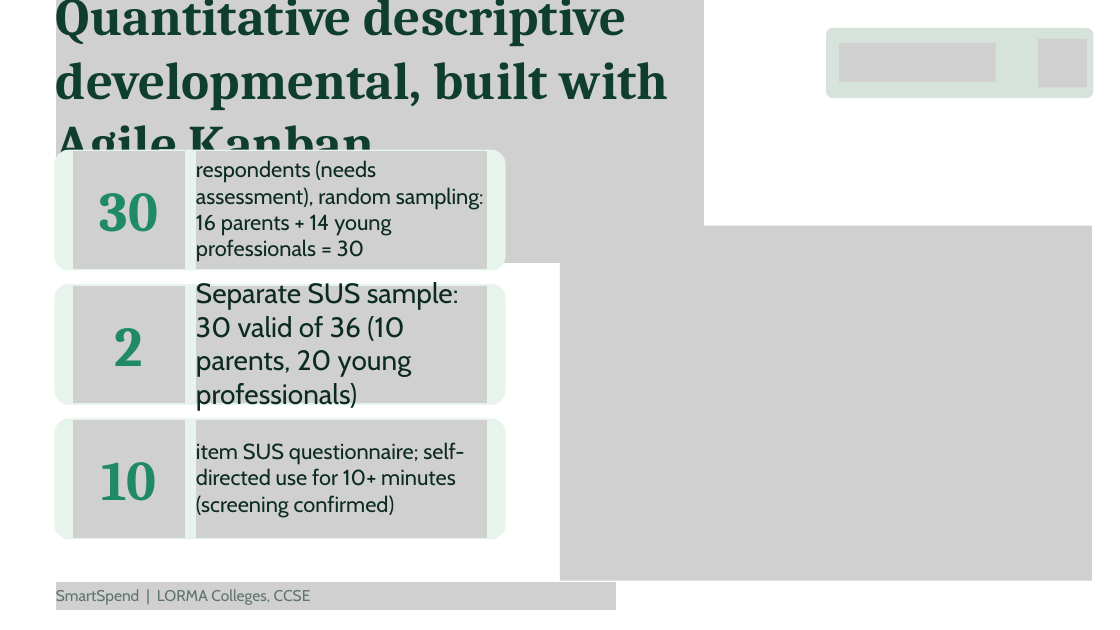
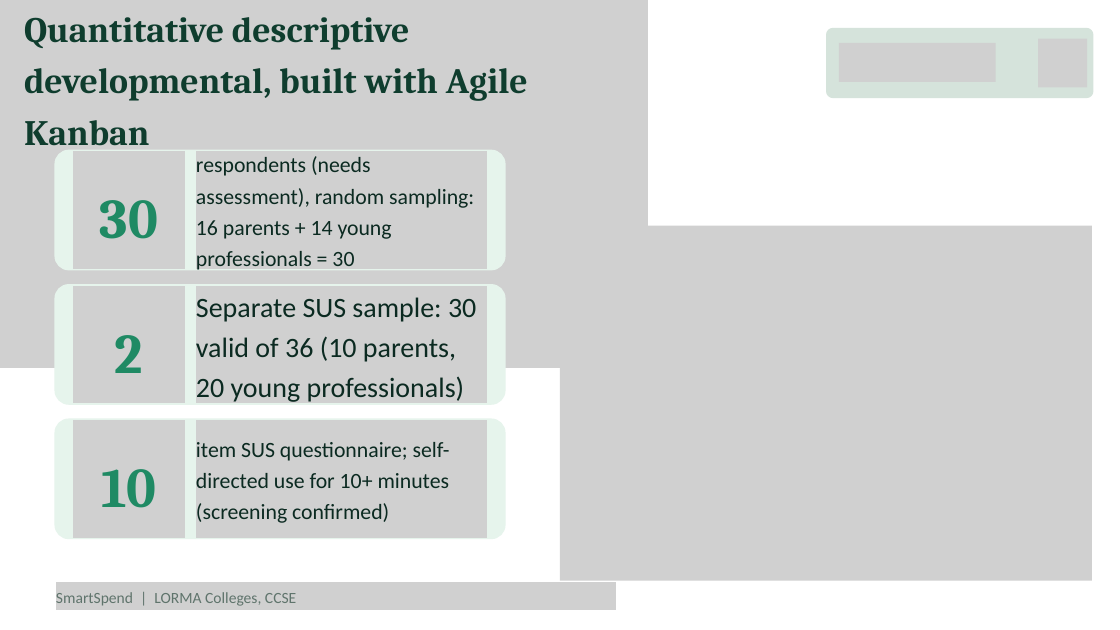
Before and after one commit to Zushikina-kun/smartspend-app, a slide deck: slide 8 of docs/handsoff/FOR_CYRILLE/SmartSpend_Defense.pptx. Drawn at 1120x630 pixels with LibreOffice and Linux fonts; fonts in the diff are those of the drawing; grey boxes stand for pictures. Boxes give left, top, right and bottom in pixels: in the first picture for what was removed or moved away, otherwise in the second. Text is boxed around its words. In the diff, an @@ line names an element or a change of style, - is before the commit and + after.

```diff
--- a/docs/handsoff/FOR_CYRILLE/SmartSpend_Defense.pptx
+++ b/docs/handsoff/FOR_CYRILLE/SmartSpend_Defense.pptx
@@ picture: place and size @@
-picture at <box>56,0,704,263</box>
+picture at <box>0,0,648,368</box>
@@ text "Quantitative descriptive developmental, built with ...": place and size @@
-text "Quantitative descriptive developmental, built with ..." at <box>56,0,669,174</box>
+text "Quantitative descriptive developmental, built with ..." at <box>24,17,528,146</box>
@@ text "Quantitative descriptive developmental, built with ..." at <box>24,17,528,146</box>: size 68 to 46 pt; line spacing 81.6pt to 1.2 @@
@@ text "respondents (needs assessment), random sampling: ..." at <box>196,156,474,270</box>: font Cabin to Calibri; line spacing 33.6pt to 1.2 @@
@@ text "Separate SUS sample: 30 valid ..." at <box>196,297,476,402</box>: font Cabin to Calibri; line spacing 43.2pt to 1.2 @@
@@ line spacing 86.4pt to 1.2 in 3 elements at <box>100,200,158,239</box>, <box>115,335,143,373</box>, <box>101,469,156,508</box> @@
@@ text "item SUS questionnaire; self-directed use ..." at <box>196,442,450,523</box>: font Cabin to Calibri; line spacing 33.6pt to 1.2 @@
@@ text "SmartSpend | LORMA Colleges, CCSE" at <box>56,592,296,606</box>: font Cabin to Calibri; line spacing 24pt to 1.2 @@
```
Also in this commit, not shown: 18 other slides changed, 5 other files.
